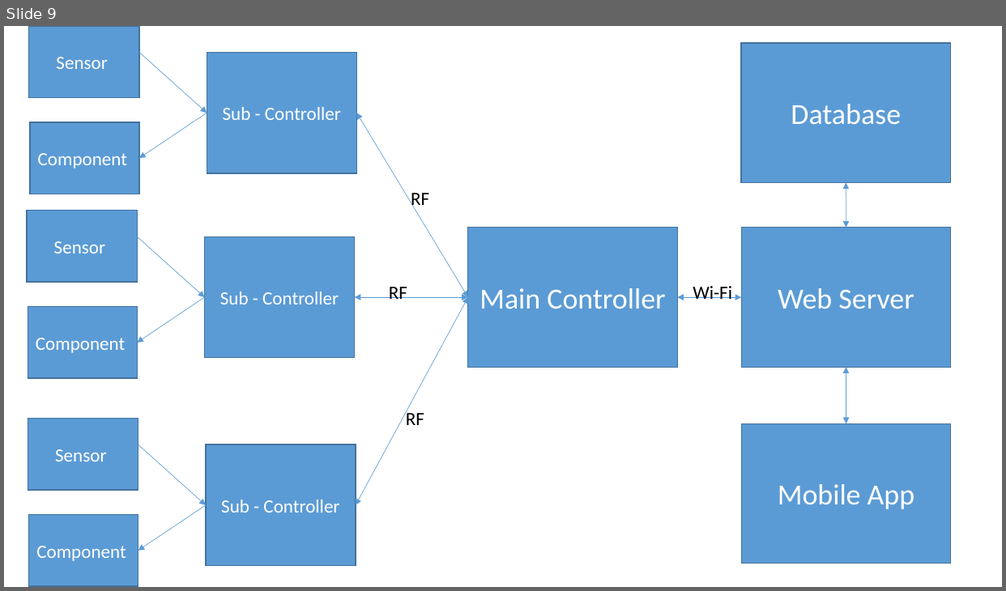
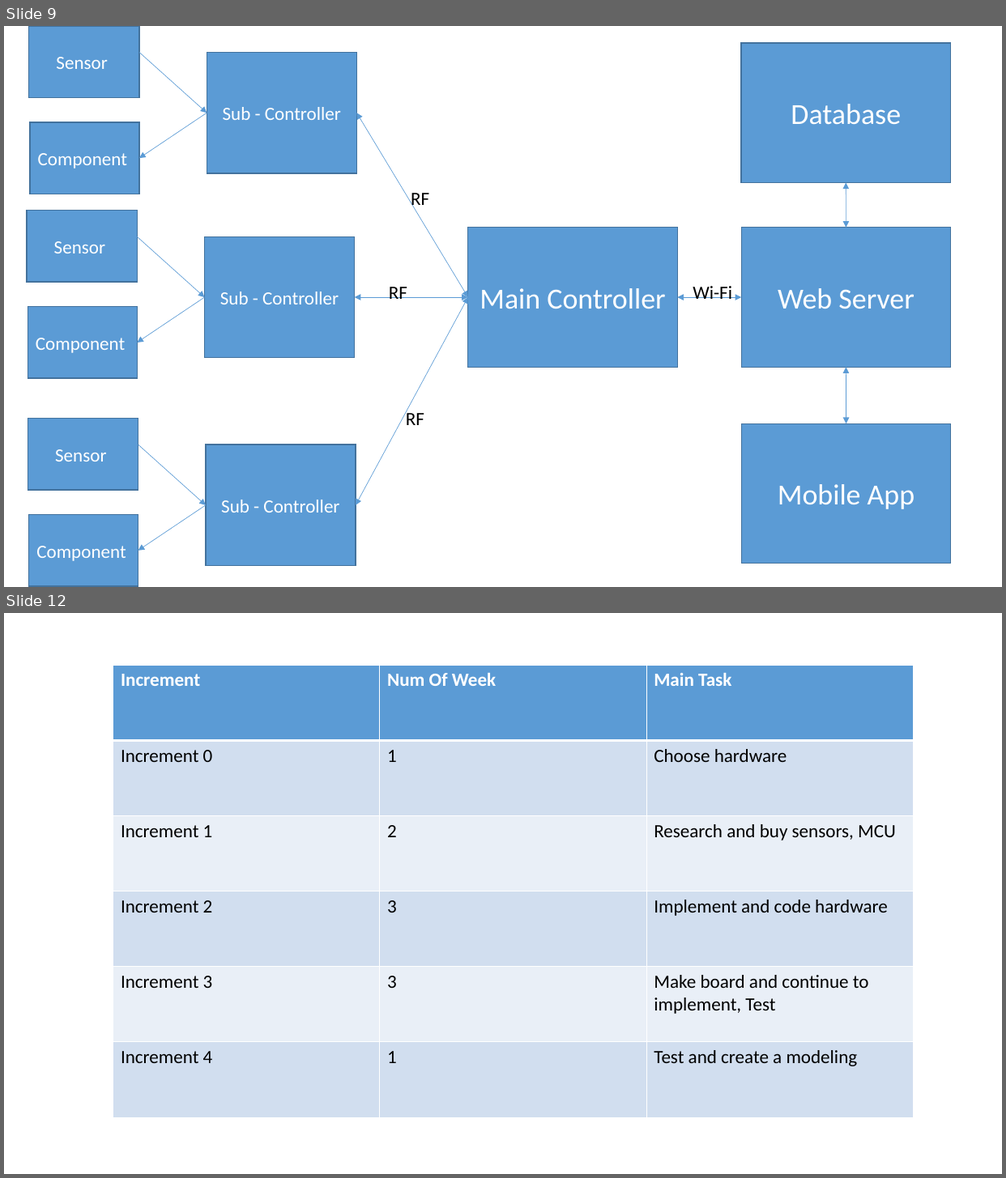
Before and after one commit to sangphanthanh/CP_SmartGarden, a slide deck: document/Presentation/Present01.pptx. Shown one above the other, each under a label of ours: slide 9 before the commit, slides 9 and 12 after it; the slides between them are not shown. The pictures are 1006x591 and 1006x1178 pixels, drawn with LibreOffice and Linux fonts; fonts in the diff are those of the drawing. Boxes give left, top, right and bottom in pixels: in the first picture for what was removed or moved away, otherwise in the second. Text is boxed around its words. In the diff, an @@ line names an element or a change of style, - is before the commit and + after.

```diff
--- a/document/Presentation/Present01.pptx
+++ b/document/Presentation/Present01.pptx
@@ slide 12 added at [4,613,1002,1174], background #FFFFFF @@
@@ table added at [113,666,913,1118], 6 rows, 3 columns @@
+Increment | Num Of Week | Main Task
+Increment 0 | 1 | Choose hardware
+Increment 1 | 2 | Research and buy sensors, MCU
+Increment 2 | 3 | Implement and code hardware
+Increment 3 | 3 | Make board and continue to implement, Test
+Increment 4 | 1 | Test and create a modeling
```
Also in this commit, not shown: 5 slides changed, 1 other slide added, 1 slide removed, 2 other files.
